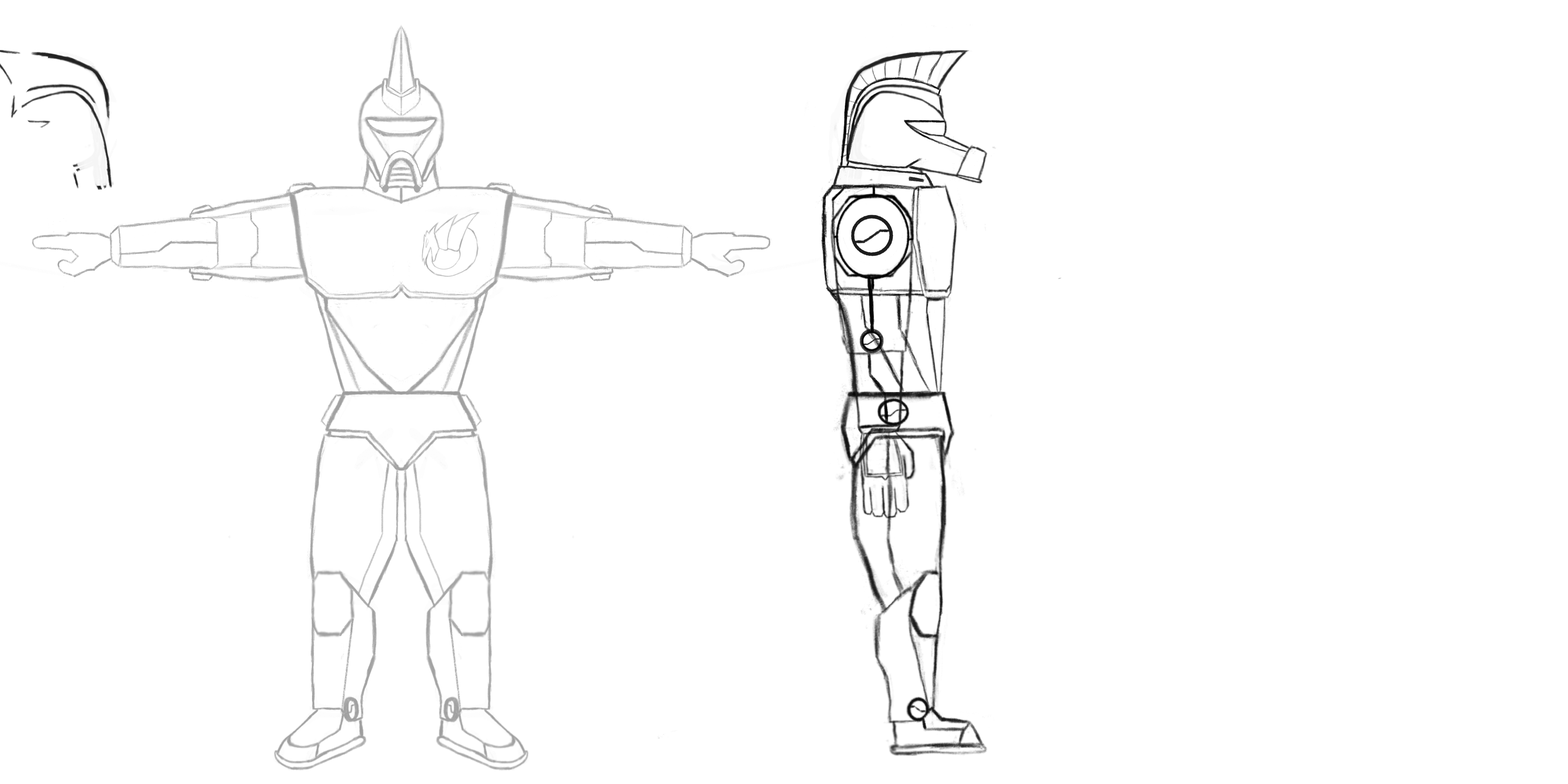
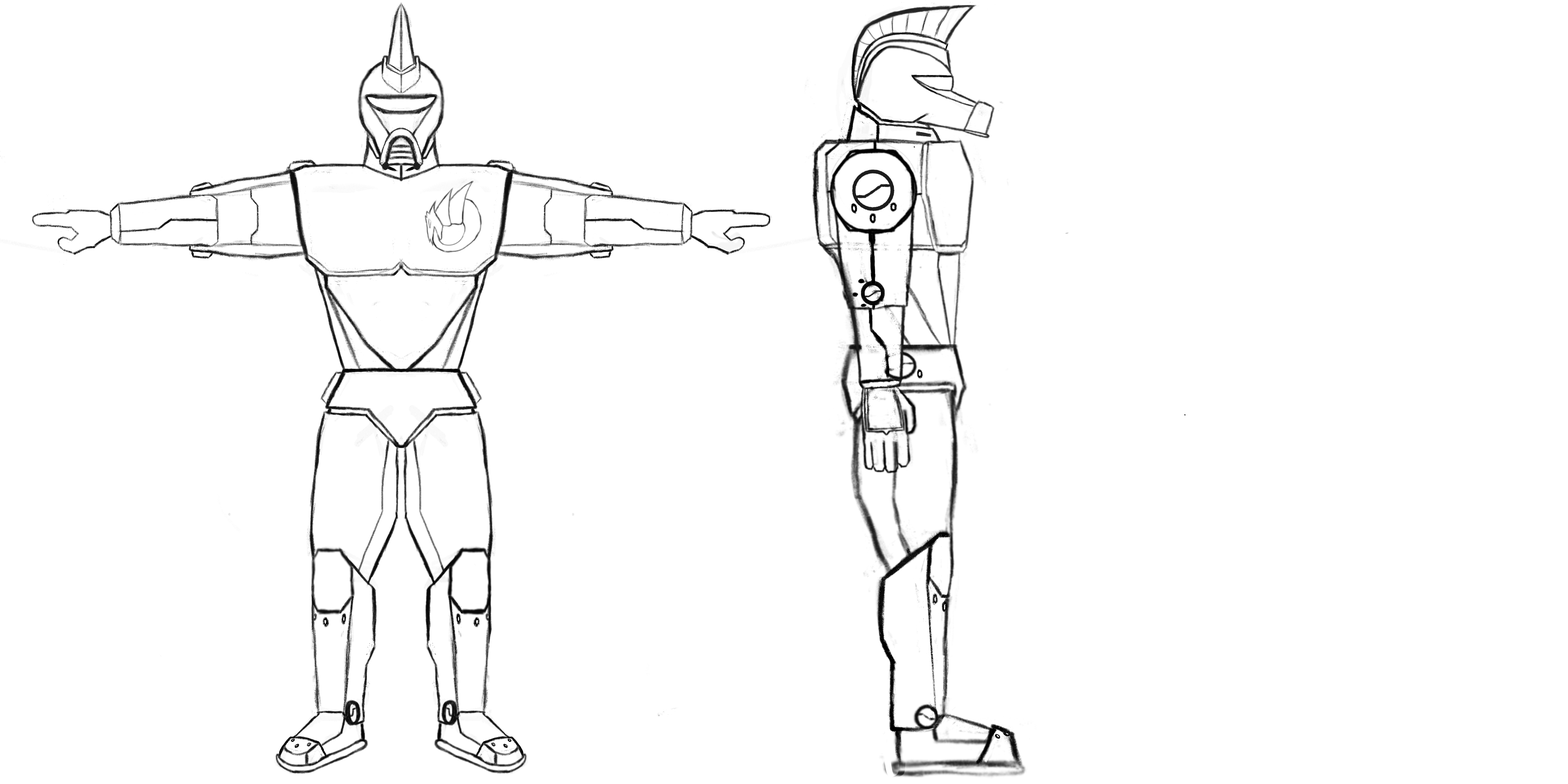
Layer changes from the first (1568, 784) image to the second:
added layer "Copy of arm" in group "sketch side" over [0, 171, 931, 778]
painted on "arm" over [784, 171, 980, 539]
added layer "headv3" in group "sketch side" over [0, 0, 1070, 613]
hid "headv2", painted on it over [0, 0, 1070, 613]
painted on "torso" over [0, 73, 1070, 779]
painted on "legs" over [0, 147, 809, 775]
"sketch front": opacity 39% → 100%, painted on it over [0, 0, 1033, 779]